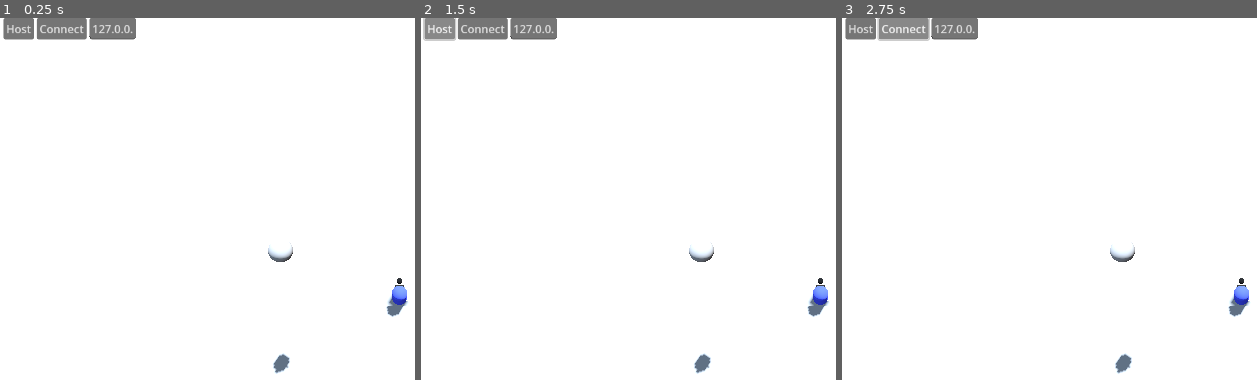
Above: before the commit, frames 1-3 (left to right).
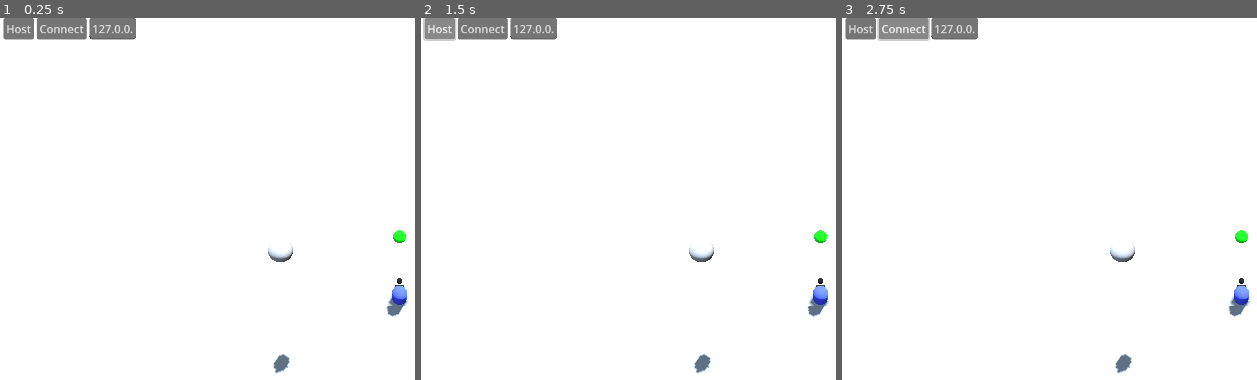
Above: after the commit, the same moments.

Repository: rebelcog/TopDownMPTest
Game: Godot game, scene res://Multiplayer/multiplayer.tscn
The game is run twice, just before and just after one commit, with the same random seed, the same clock (stepped at 60 frames per second) and the same inputs.
Inputs (mouse positions are in pixels of both pictures, inside the frame that each line leads up to):
- Up to frame 1 (0.25 s): no input
- Up to frame 2 (1.5 s): tap Enter (ui_accept) at 0.5, 0.77 s; move the mouse to (outside the picture) at 0.52 s; hold D (move_right) 0.53-1.25 s; hold Right mouse button (aim) 0.53-1.25 s; click "Host" at 1.25 s
- Up to frame 3 (2.75 s): click "Connect" at 2 s

The runs differ from the first frame. In frame 1, less than 0.1% of the frame differs, in the area x 94-98%, y 58-63%; in frame 2, less than 0.1%; in frame 3, less than 0.1%.

Commit message:
Fixed aim looking

Diff:
--- a/Levels/Player.gd
+++ b/Levels/Player.gd
@@ -4,6 +4,8 @@
 @onready var body: MeshInstance3D = $Body
 @onready var aimer: Node3D = $aimer
 @onready var camera_3d: Camera3D = $Camera3D
+@onready var marker = $marker
+
 
 @export var camera_position: Vector3 = Vector3(0, 20, 5)
 @export var camera_offset: int = 0
@@ -54,6 +56,6 @@
 		var look_at_me = Vector3(pos.x, position.y, pos.z)
 		aimer.look_at(look_at_me, Vector3.UP)
 		if Input.is_action_pressed("aim"):
-			look_at(look_at_me, Vector3.UP)
-		camera_3d.position.x = (lerp(global_position.x, pos.x, .2))
-		camera_3d.position.z = (lerp(global_position.z, pos.z, .3)) + camera_offset
+			body.look_at(Vector3(look_at_me.x, look_at_me.y + 1, look_at_me.z), Vector3.UP)
+		#camera_3d.position.x = (lerp(global_position.x, pos.x, .2))
+		#camera_3d.position.z = (lerp(global_position.z, pos.z, .3)) + camera_offset
--- a/player/player.tscn
+++ b/player/player.tscn
@@ -33,6 +33,12 @@
 radius = 0.2
 height = 0.4
 
+[sub_resource type="StandardMaterial3D" id="StandardMaterial3D_1vdxq"]
+albedo_color = Color(0, 1, 0, 1)
+
+[sub_resource type="SphereMesh" id="SphereMesh_pba54"]
+material = SubResource("StandardMaterial3D_1vdxq")
+
 [node name="Player" type="CharacterBody3D"]
 script = ExtResource("1_qeffj")
 metadata/_edit_group_ = true
@@ -62,3 +68,7 @@
 [node name="Camera3D" type="Camera3D" parent="."]
 transform = Transform3D(1, 0, 0, 0, 0.422618, 0.906308, 0, -0.906308, 0.422618, 0, 20, 5)
 top_level = true
+
+[node name="marker" type="MeshInstance3D" parent="."]
+transform = Transform3D(1, 0, 0, 0, 1, 0, 0, 0, 1, 0, 0, -4.80178)
+mesh = SubResource("SphereMesh_pba54")
Not shown: 1 places in player/player.tscn that only renumber resources
